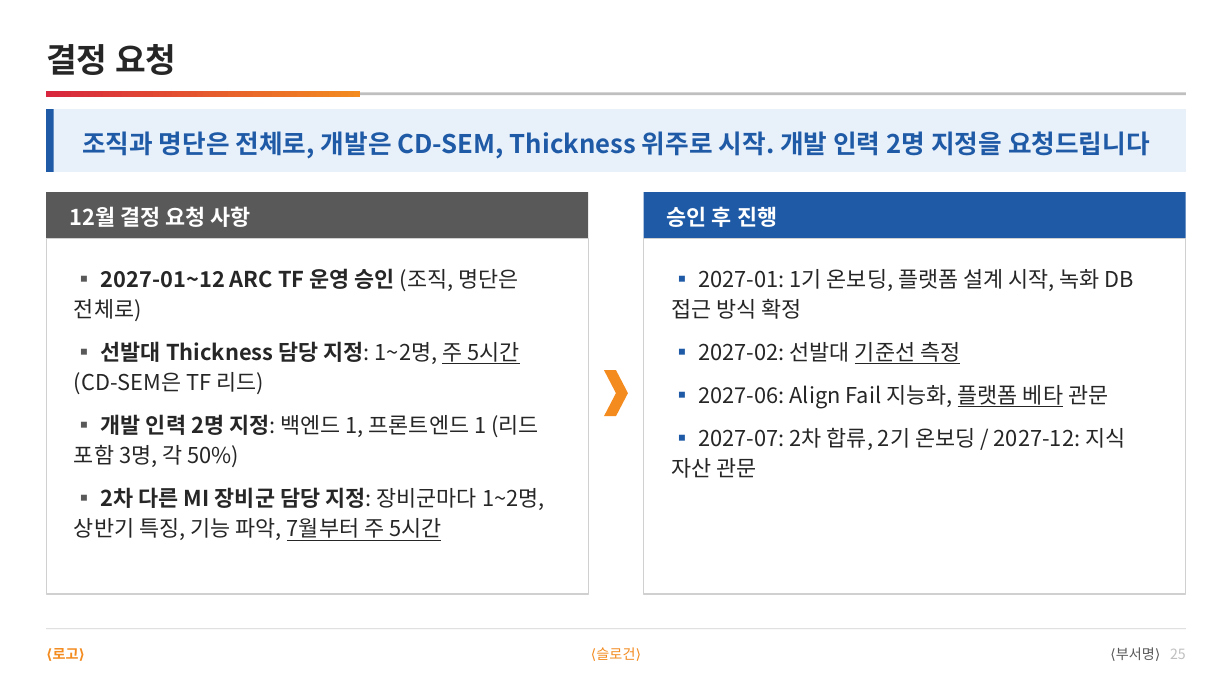
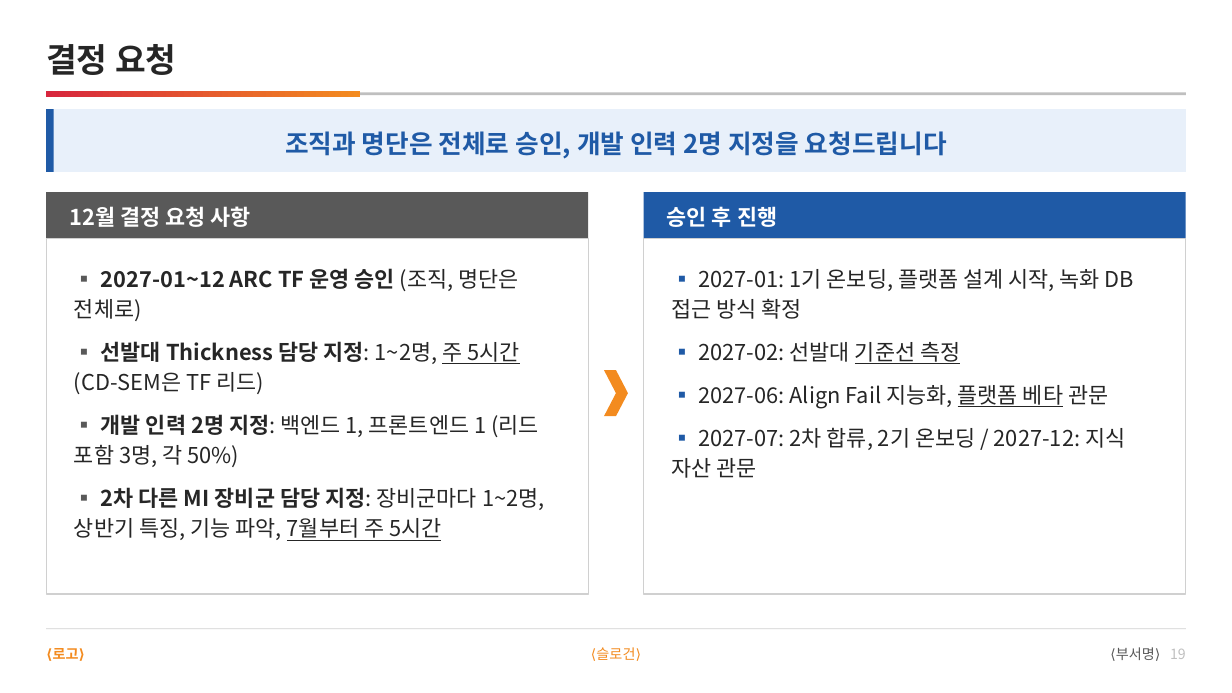
Before and after one commit to DarrenKoi/pm_notes, a slide deck: slide 19 of my-task/arc-tf/deliverables/arc-tf-team-full.pptx (slide 25 before the commit). Drawn at 1232x693 pixels with LibreOffice and Linux fonts; fonts in the diff are those of the drawing. Boxes give left, top, right and bottom in pixels: in the first picture for what was removed or moved away, otherwise in the second. Text is boxed around its words. In the diff, an @@ line names an element or a change of style, - is before the commit and + after.

```diff
--- a/my-task/arc-tf/deliverables/arc-tf-team-full.pptx
+++ b/my-task/arc-tf/deliverables/arc-tf-team-full.pptx
@@ text at [285,131,947,159]: text changed @@
-조직과 명단은 전체로, 개발은 CD-SEM, Thickness 위주로 시작. 개발 인력 2명 지정을 요청드립니다
+조직과 명단은 전체로 승인, 개발 인력 2명 지정을 요청드립니다
@@ text at [1116,647,1186,660]: text changed @@
-⟨부서명⟩ 25
+⟨부서명⟩ 19
```
Also in this commit, not shown: 14 other slides changed, 6 slides removed, 5 other files.
